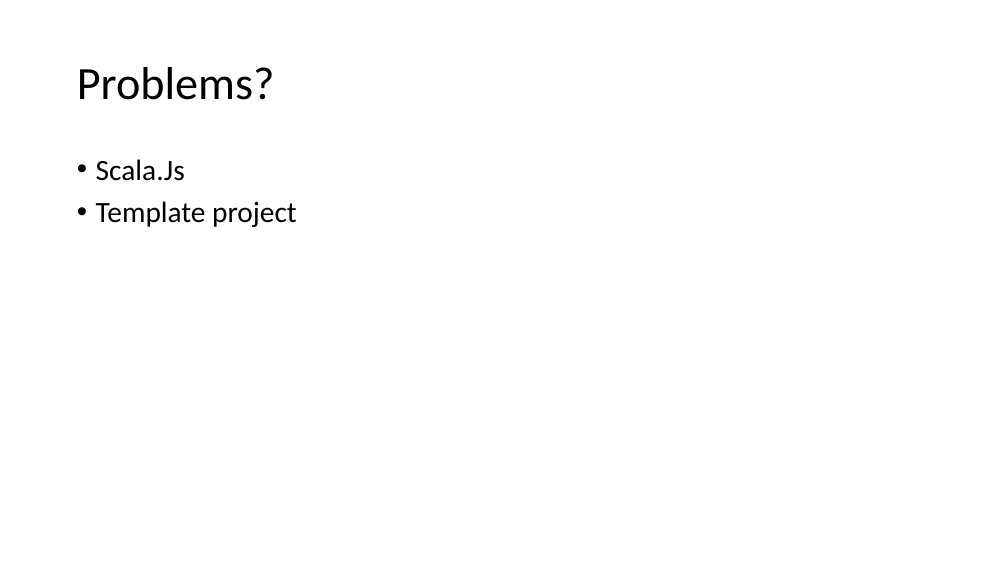
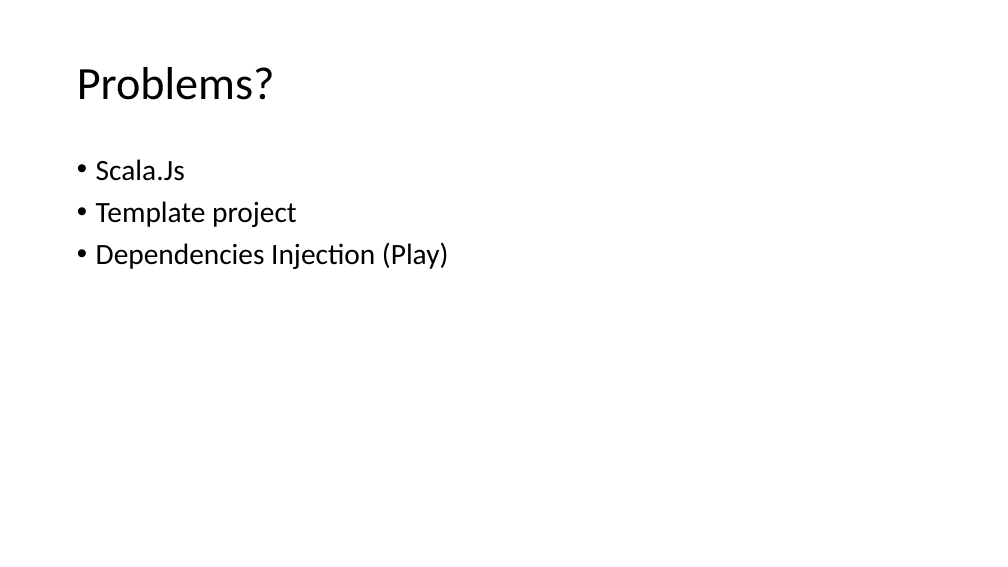
Before and after one commit to joke1196/HolyJobs, a slide deck: slide 8 of HolyJobs.pptx (slide 9 before the commit). Drawn at 1008x567 pixels with LibreOffice and Linux fonts; fonts in the diff are those of the drawing. Boxes give left, top, right and bottom in pixels: in the first picture for what was removed or moved away, otherwise in the second. Text is boxed around its words. In the diff, an @@ line names an element or a change of style, - is before the commit and + after.

```diff
--- a/HolyJobs.pptx
+++ b/HolyJobs.pptx
@@ text at (x1=96, y1=242, x2=449, y2=269): paragraph added @@
+• Dependencies Injection (Play)
```
Also in this commit, not shown: 5 other slides changed, 1 slide added, 2 slides removed.
